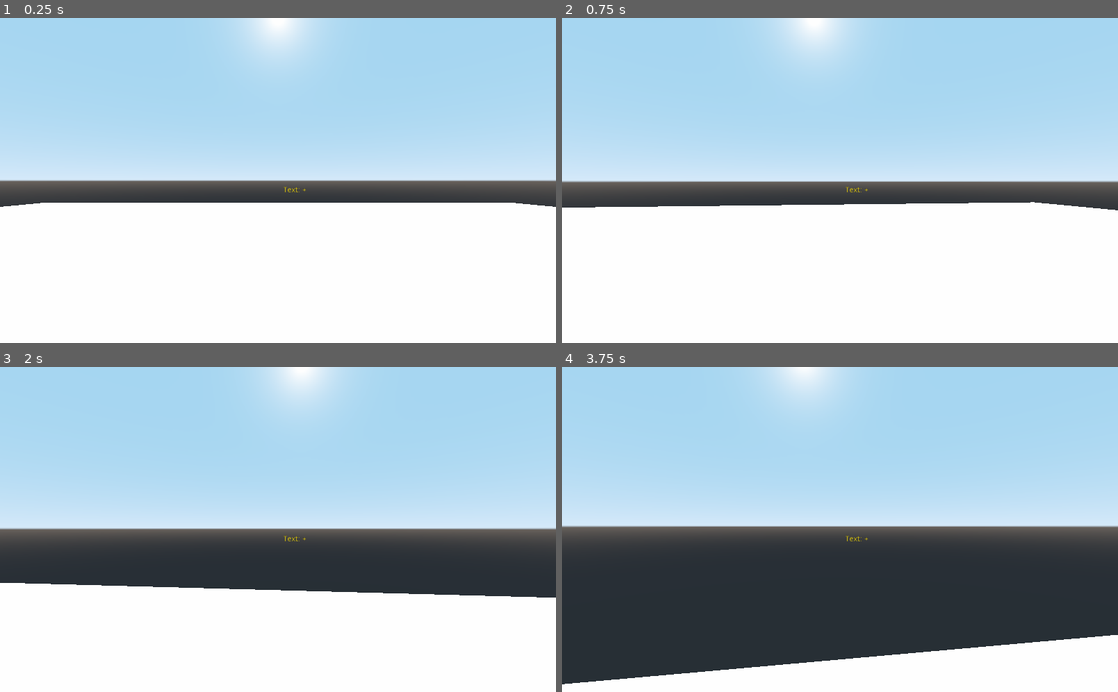
Above: before the commit, frames 1-4 (two rows, left to right).
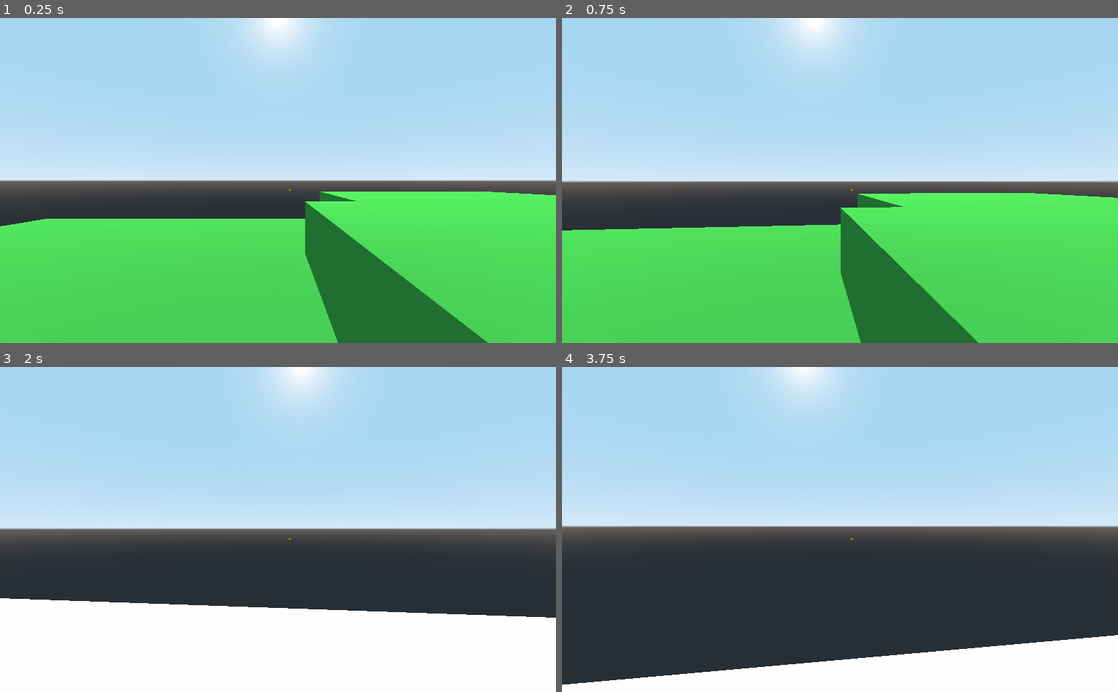
Above: after the commit, the same moments.

Repository: christophernicolasjuarez1821-a11y/adventure-explorer
Game: Godot game, scene res://scenes/World.tscn
The game is run twice, just before and just after one commit, with the same random seed, the same clock (stepped at 60 frames per second) and the same inputs.
Inputs (mouse positions are in pixels of both pictures, inside the frame that each line leads up to):
- Up to frame 1 (0.25 s): no input
- Up to frame 2 (0.75 s): tap Enter at 0.5 s; move the mouse to (867, 180) at 0.52 s; hold Up (ui_up) from 0.53 s (still down); click (867, 180) at 0.67 s
- Up to frame 3 (2 s): keep holding Up (ui_up); tap Space at 0.77, 1.52 s; move the mouse to (250, 529) at 1.27 s
- Up to frame 4 (3.75 s): keep holding Up (ui_up); move the mouse to (851, 523) at 2.02 s; move the mouse to (834, 536) at 2.77 s; click (834, 536) at 2.92 s; tap Space at 3.02 s; move the mouse to (878, 532) at 3.52 s

The runs differ from the first frame. In frame 1, 45% of the frame differs, in the area x 0-100%, y 51-100%; in frame 2, 44%; in frame 3, 5.5%; in frame 4, 0.2%.

Commit message:
Terreno procedural con semilla y alturas

Diff:
--- a/scenes/Player.tscn
+++ b/scenes/Player.tscn
@@ -15,6 +15,7 @@
 size = Vector3( 1.02, 1.02, 1.02 )
 
 [node name="Player" type="KinematicBody"]
+transform = Transform( 1, 0, 0, 0, 1, 0, 0, 0, 1, 0, 0.214482, 0 )
 script = ExtResource( 1 )
 
 [node name="CollisionShape" type="CollisionShape" parent="."]
@@ -40,7 +41,7 @@
 margin_right = 10.0
 margin_bottom = 8.0
 custom_colors/font_color = Color( 0.92549, 0.831373, 0.0509804, 1 )
-text = "Text: +"
+text = " +"
 align = 1
 valign = 1
 
--- a/scenes/World.tscn
+++ b/scenes/World.tscn
@@ -1,6 +1,7 @@
-[gd_scene load_steps=4 format=2]
+[gd_scene load_steps=5 format=2]
 
 [ext_resource path="res://scenes/Player.tscn" type="PackedScene" id=1]
+[ext_resource path="res://scripts/Terrain.gd" type="Script" id=2]
 
 [sub_resource type="BoxShape" id=1]
 extents = Vector3( 20, 0.5, 20 )
@@ -11,6 +12,7 @@
 [node name="World" type="Spatial"]
 
 [node name="Player" parent="." instance=ExtResource( 1 )]
+transform = Transform( 1, 0, 0, 0, 1, 0, 0, 0, 1, 0, 3.86371, 0 )
 
 [node name="DirectionalLight" type="DirectionalLight" parent="."]
 transform = Transform( 1, 0, 0, 0, 0.707107, 0.707107, 0, -0.707107, 0.707107, 0, 0, 0 )
@@ -22,3 +24,9 @@
 
 [node name="MeshInstance" type="MeshInstance" parent="Floor"]
 mesh = SubResource( 2 )
+
+[node name="Terrain" type="Spatial" parent="."]
+script = ExtResource( 2 )
+world_seed = 434566
+noise_scale = 0.5
+height_scale = 5.0
--- /dev/null
+++ b/scripts/Terrain.gd
@@ -0,0 +1,39 @@
+extends Spatial
+
+export var world_seed = 12345
+export var size = 16
+export var noise_scale = 0.15
+export var height_scale = 3.0
+
+var block_scene = preload("res://scenes/Block.tscn")
+var noise = OpenSimplexNoise.new()
+
+var grass_mat = SpatialMaterial.new()
+var dirt_mat = SpatialMaterial.new()
+
+func _ready():
+	noise.seed = world_seed
+	grass_mat.albedo_color = Color(0.25, 0.7, 0.25)
+	dirt_mat.albedo_color = Color(0.45, 0.32, 0.2)
+	generate()
+
+func generate():
+	var half = size / 2
+
+	for x in range(-half, half):
+		for z in range(-half, half):
+			var n = noise.get_noise_2d(x * noise_scale, z * noise_scale)
+			var h = int(round((n + 1.0) * 0.5 * height_scale)) + 1
+
+			for y in range(1, h + 1):
+				var block = block_scene.instance()
+				block.transform.origin = Vector3(x, y, z)
+
+				var mesh_instance = block.get_node("MeshInstance")
+
+				if y == h:
+					mesh_instance.material_override = grass_mat
+				else:
+					mesh_instance.material_override = dirt_mat
+
+				add_child(block)
